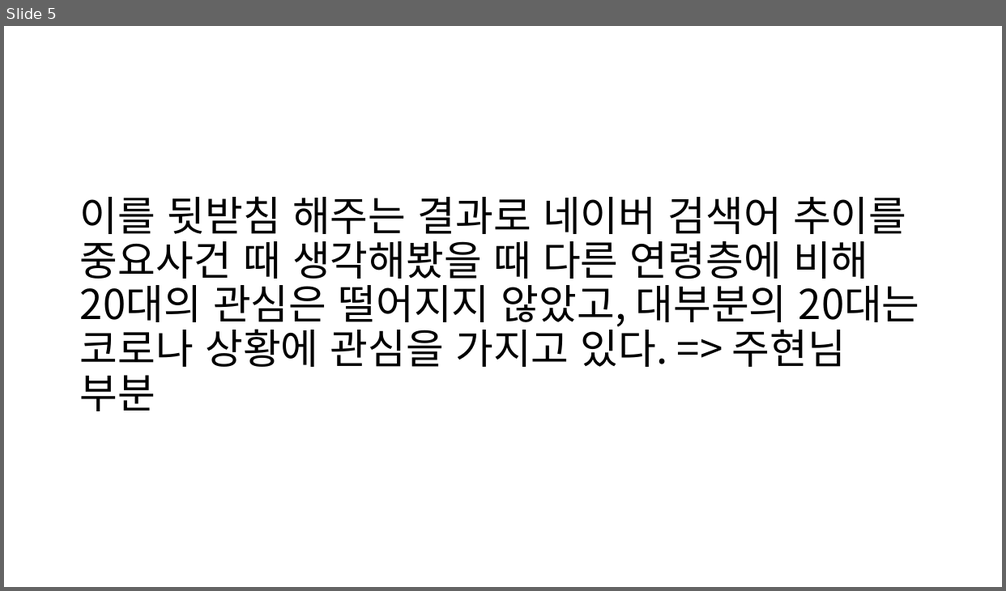
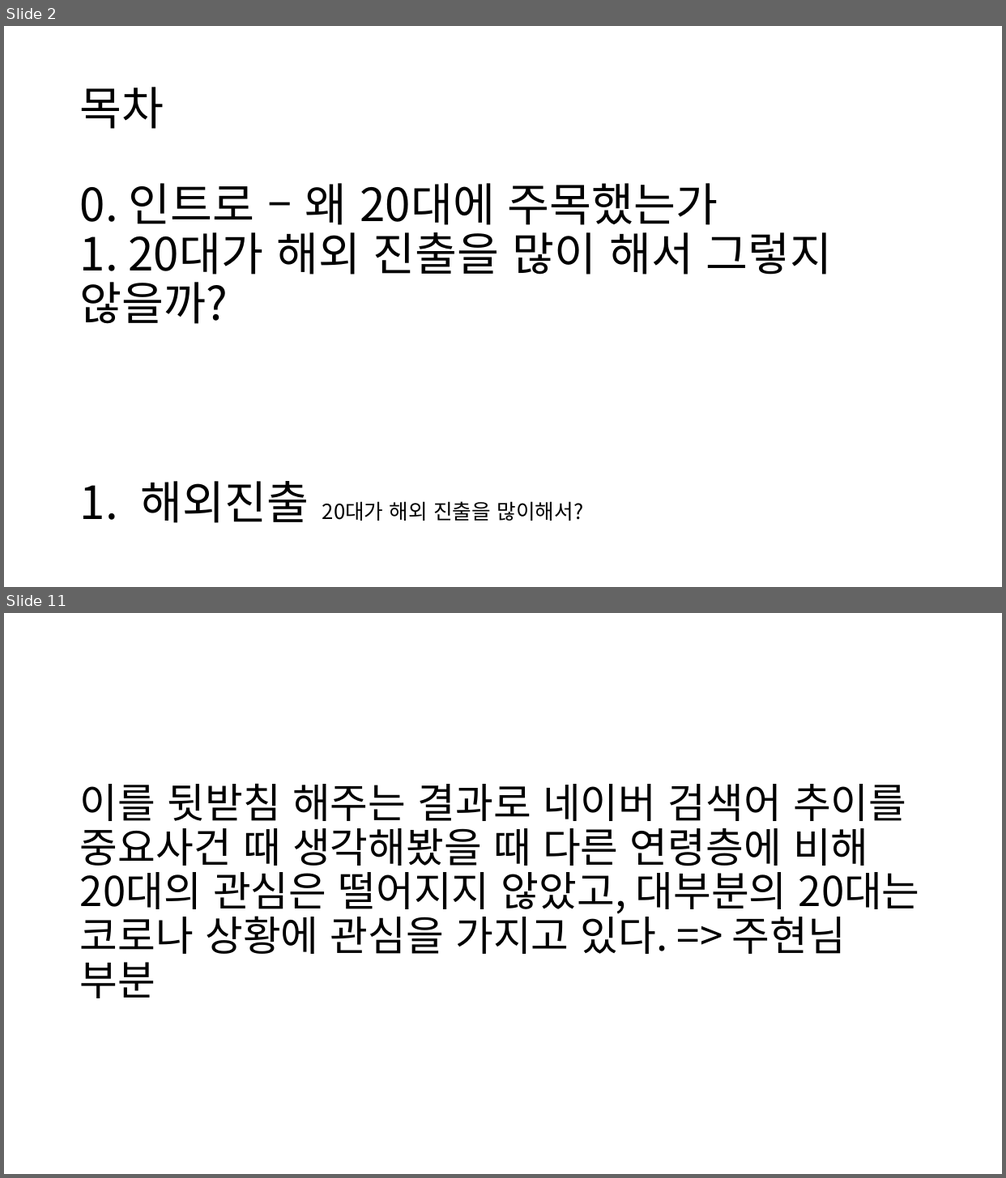
Before and after one commit to JooEHyeon/CORONA19_data_analysis, a slide deck: 최종합본.pptx. Shown one above the other, each under a label of ours: slide 5 before the commit, slides 2 and 11 after it; the slides between them are not shown. The pictures are 1006x591 and 1006x1178 pixels, drawn with LibreOffice and Linux fonts; fonts in the diff are those of the drawing. Boxes give left, top, right and bottom in pixels: in the first picture for what was removed or moved away, otherwise in the second. Text is boxed around its words. In the diff, an @@ line names an element or a change of style, - is before the commit and + after.

```diff
--- a/최종합본.pptx
+++ b/최종합본.pptx
@@ slide 2 added at [4,26,1002,587], background #FFFFFF @@
@@ title added at [80,87,164,129], 44 pt, text #000000 @@
+목차
@@ text added at [80,183,833,324], 44 pt, text #000000 @@
+0. 인트로 – 왜 20대에 주목했는가
+1. 20대가 해외 진출을 많이 해서 그렇지 않을까?
@@ text added at [141,481,583,523], 20 pt, text #000000 @@
+1. 해외진출 20대가 해외 진출을 많이해서?
@@ what was slide 5 is now slide 11 @@
```
Also in this commit, not shown: 11 slides changed, 14 other slides added.
